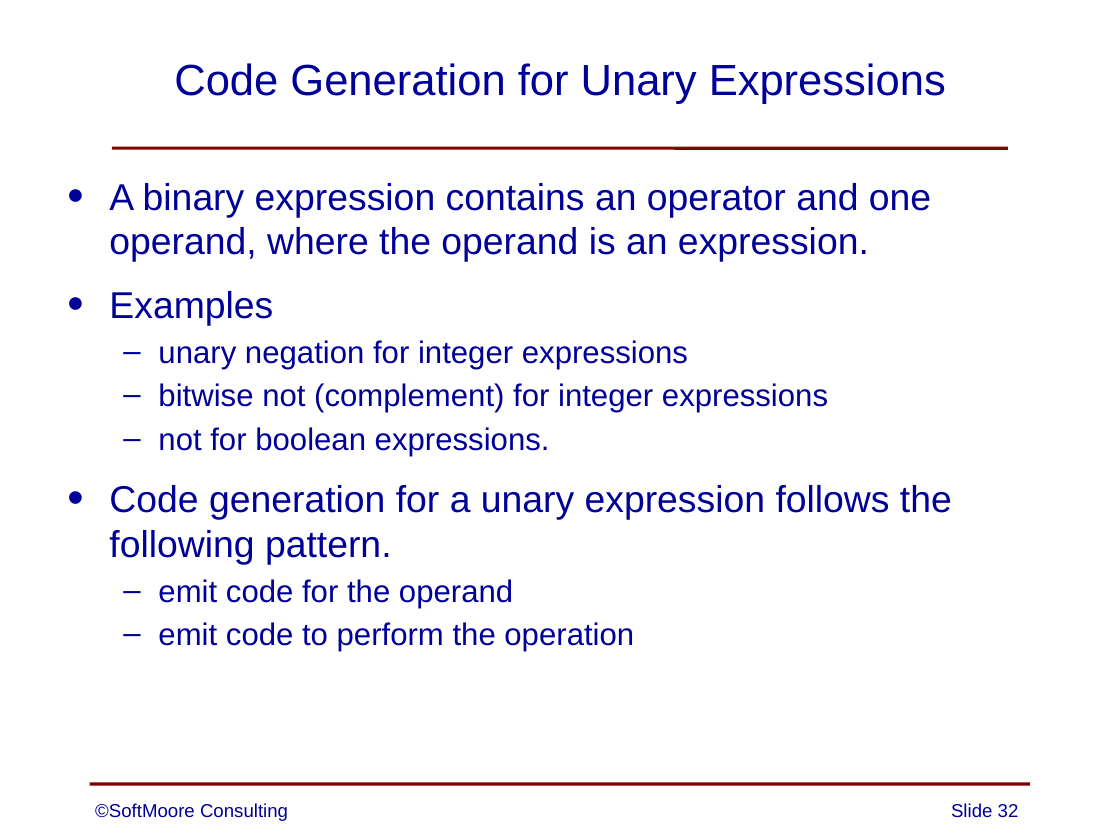
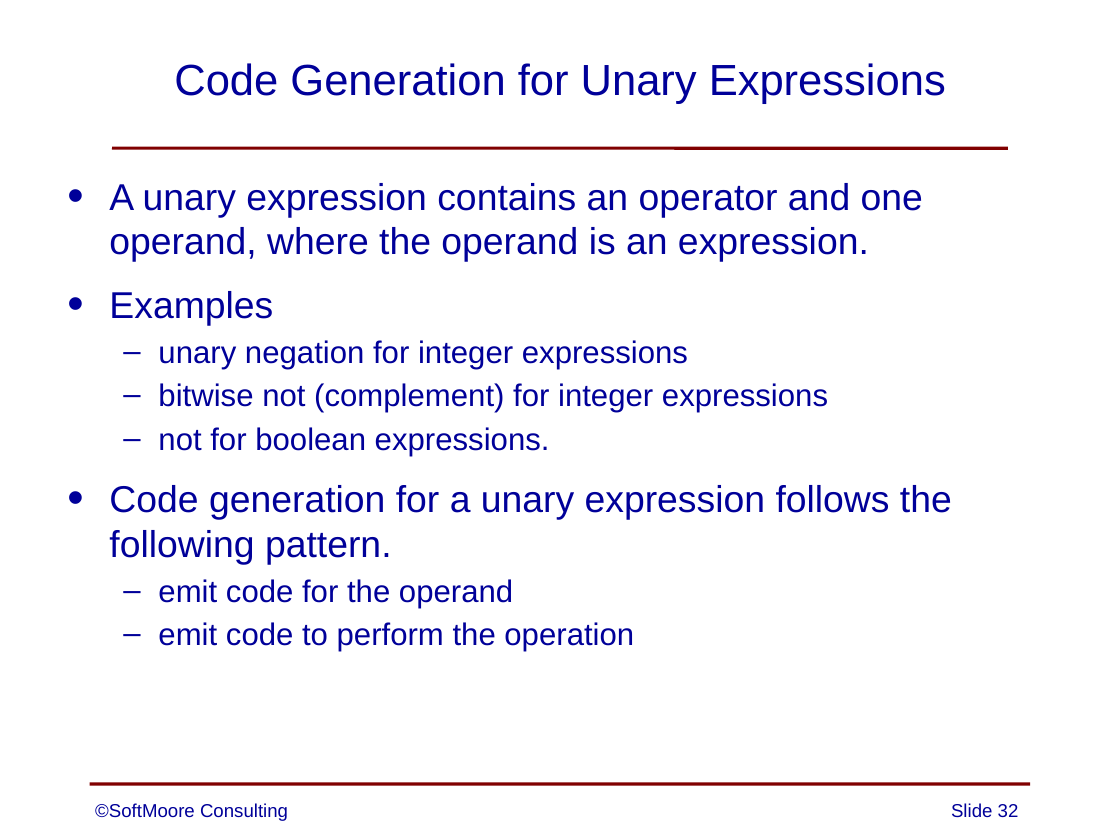
Before and after one commit to SoftMoore/CPRL-Kt-3rd, a slide deck: slide 32 of PowerPoints/11 - Code Generation.pptx. Drawn at 1120x840 pixels with LibreOffice and Linux fonts; fonts in the diff are those of the drawing. Boxes give left, top, right and bottom in pixels: in the first picture for what was removed or moved away, otherwise in the second. Text is boxed around its words. In the diff, an @@ line names an element or a change of style, - is before the commit and + after.

```diff
--- a/PowerPoints/11 - Code Generation.pptx
+++ b/PowerPoints/11 - Code Generation.pptx
@@ text at <box>109,183,923,262</box>: text changed @@
-• A binary expression contains an operator and one operand, where the operand is an expression.
+• A unary expression contains an operator and one operand, where the operand is an expression.
```
Also in this commit, not shown: 1 other slide changed.
